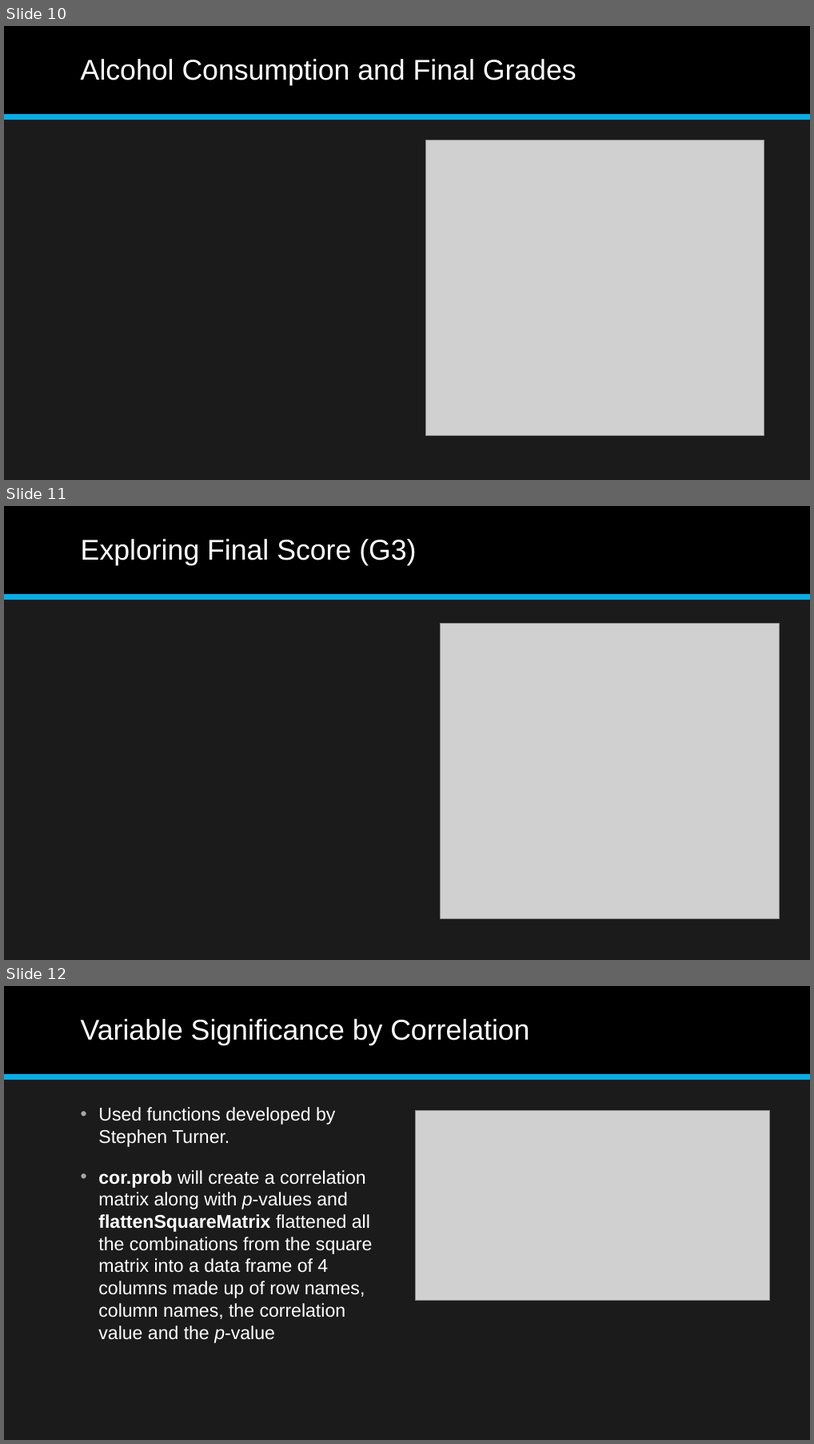
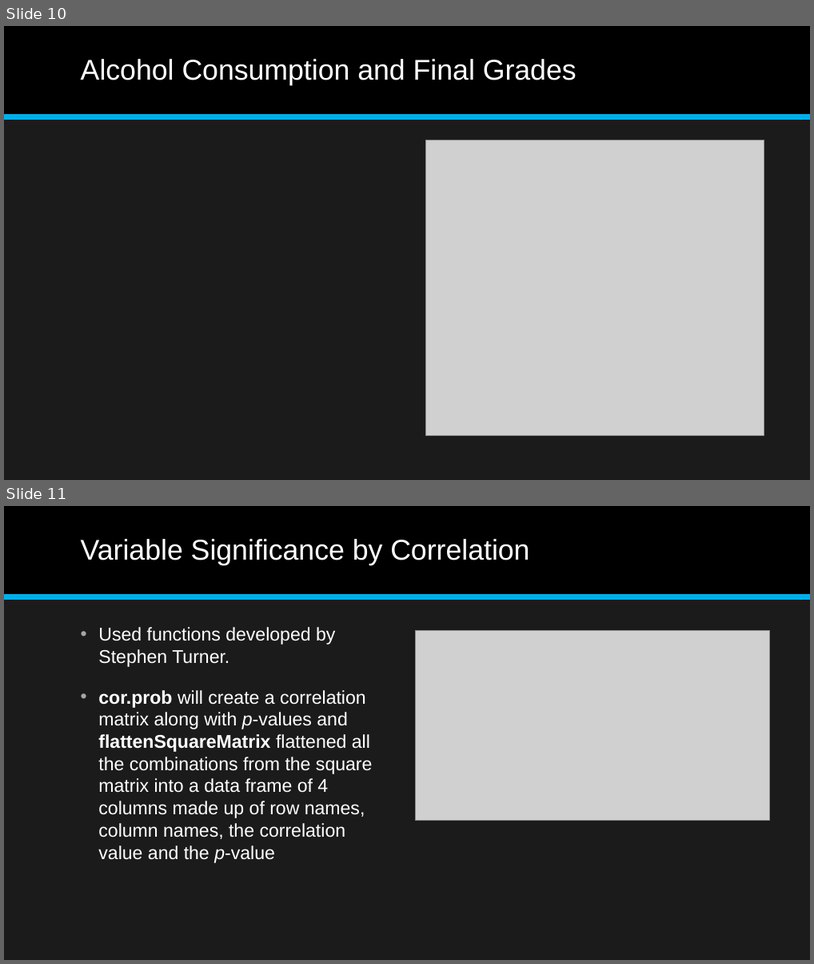
Before and after one commit to aajunwa/capstone, a slide deck: Student Alcohol Consumption Data Science Project.pptx. Shown one above the other, each under a label of ours: slides 10, 11 and 12 before the commit, slides 10 and 11 after it. The pictures are 814x1444 and 814x964 pixels, drawn with LibreOffice and Linux fonts; fonts in the diff are those of the drawing; grey boxes stand for pictures. Boxes give left, top, right and bottom in pixels: in the first picture for what was removed or moved away, otherwise in the second. Text is boxed around its words. In the diff, an @@ line names an element or a change of style, - is before the commit and + after.

```diff
--- a/Student Alcohol Consumption Data Science Project.pptx
+++ b/Student Alcohol Consumption Data Science Project.pptx
@@ slide 11 removed at (4,506,810,960), background #1B1B1B; not listed: 2 template elements that a slide beside it also shows @@
@@ title removed at (81,539,416,565) @@
-Exploring Final Score (G3)
@@ picture removed at (441,624,779,919) @@
@@ what was slide 12 is now slide 11 @@
```
Also in this commit, not shown: 3 slides changed, 2 slides added, 2 other files.
